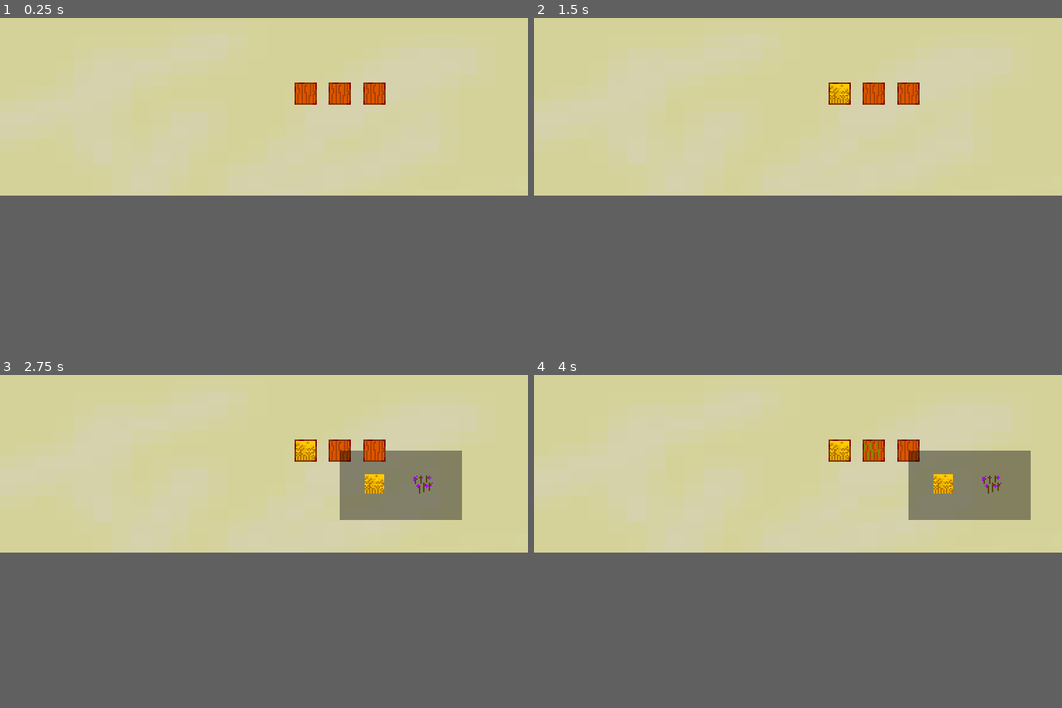
Above: before the commit, frames 1-4 (two rows, left to right).
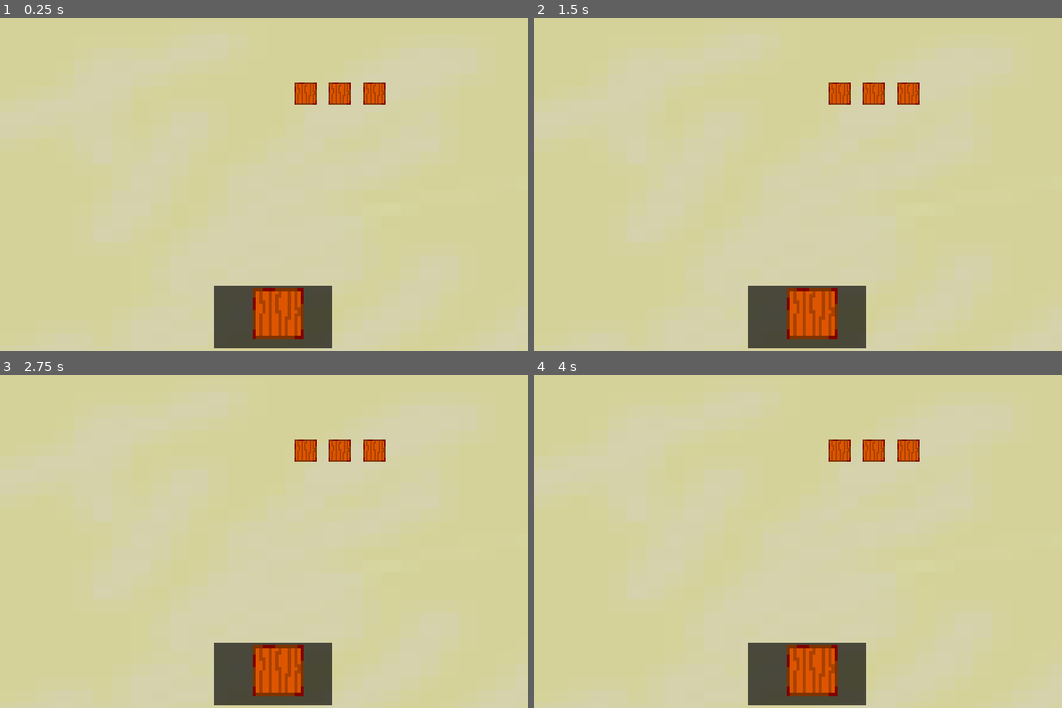
Above: after the commit, the same moments.

Repository: gunnarjessee/MonthGameJam2
Game: Godot game, scene res://scenes/World.tscn
The game is run twice, just before and just after one commit, with the same random seed, the same clock (stepped at 60 frames per second) and the same inputs.
Inputs (mouse positions are in pixels of both pictures, inside the frame that each line leads up to):
- Up to frame 1 (0.25 s): no input
- Up to frame 2 (1.5 s): tap Enter at 0.5 s; move the mouse to (840, 94) at 0.52 s; click (840, 94) at 0.67 s; click (877, 127) at 1.27 s
- Up to frame 3 (2.75 s): tap Space at 2 s; move the mouse to (337, 451) at 2.02 s; click (337, 451) at 2.17 s
- Up to frame 4 (4 s): click (956, 484) at 2.77 s; tap Enter at 3.5 s; move the mouse to (908, 451) at 3.52 s; click (908, 451) at 3.67 s
In our replay, the window is 760x256 before the commit and 760x480 after it. These sizes can differ from the game's own. Grey fills any space a smaller window leaves; there, only what the larger window draws over its background counts as a difference.

The runs differ from the first frame. In frame 1, 4.2% of the frame differs, in the area x 40-63%, y 80-100%; in frame 2, 4.4%; in frame 3, 9.1%; in frame 4, 9.3%, in the area x 40-95%, y 19-100%.

Commit message:
added placing backend, added currency

Diff:
--- a/project.godot
+++ b/project.godot
@@ -19,6 +19,11 @@
 run/main_scene="res://scenes/World.tscn"
 config/icon="res://icon.png"
 
+[autoload]
+
+GameHandler="*res://scripts/game_handler.gd"
+Placer="*res://scripts/placer.gd"
+
 [debug]
 
 settings/stdout/print_fps=true
@@ -26,12 +31,20 @@
 [display]
 
 window/size/width=380
-window/size/height=128
+window/size/height=240
 window/size/resizable=false
 window/size/test_width=1080
 window/size/test_height=720
 window/stretch/mode="2d"
 window/stretch/aspect="keep_width"
+
+[input]
+
+disable_place={
+"deadzone": 0.5,
+"events": [ Object(InputEventKey,"resource_local_to_scene":false,"resource_name":"","device":0,"alt":false,"shift":false,"control":false,"meta":false,"command":false,"pressed":false,"scancode":16777217,"unicode":0,"echo":false,"script":null)
+ ]
+}
 
 [rendering]
 
--- a/scenes/World.tscn
+++ b/scenes/World.tscn
@@ -1,7 +1,8 @@
-[gd_scene load_steps=3 format=2]
+[gd_scene load_steps=4 format=2]
 
 [ext_resource path="res://textures/ground.png" type="Texture" id=1]
 [ext_resource path="res://scenes/cropbox.tscn" type="PackedScene" id=2]
+[ext_resource path="res://textures/cropbox.png" type="Texture" id=3]
 
 [node name="World" type="Node2D"]
 
@@ -18,3 +19,29 @@
 
 [node name="cropbox3" parent="." instance=ExtResource( 2 )]
 position = Vector2( 269.313, 54.6662 )
+
+[node name="Control" type="Control" parent="."]
+margin_right = 380.0
+margin_bottom = 240.0
+__meta__ = {
+"_edit_use_anchors_": false
+}
+
+[node name="ColorRect" type="ColorRect" parent="Control"]
+anchor_left = 0.465
+anchor_top = 0.899
+anchor_right = 0.596
+anchor_bottom = 0.899
+margin_left = -22.7
+margin_top = -22.76
+margin_right = 12.52
+margin_bottom = 22.24
+color = Color( 0.0196078, 0.0196078, 0.0196078, 0.670588 )
+__meta__ = {
+"_edit_use_anchors_": false
+}
+
+[node name="Sprite" type="Sprite" parent="Control/ColorRect"]
+position = Vector2( 46.3016, 19.9237 )
+scale = Vector2( 2.29785, 2.29785 )
+texture = ExtResource( 3 )
--- a/scenes/cropbox.tscn
+++ b/scenes/cropbox.tscn
@@ -15,6 +15,5 @@
 
 [node name="CollisionShape2D" type="CollisionShape2D" parent="Area2D"]
 shape = SubResource( 1 )
-
 [connection signal="input_event" from="Area2D" to="." method="_on_Area2D_input_event"]
 [connection signal="mouse_entered" from="Area2D" to="." method="_on_Area2D_mouse_entered"]
--- a/scripts/crop_select_ui.gd
+++ b/scripts/crop_select_ui.gd
@@ -15,6 +15,7 @@
 
 func destroy_self():
 	print('Getting rid of self, ui')
+	GameHandler.toggleInterfacing()
 	queue_free()
 
 
--- a/scripts/cropbox.gd
+++ b/scripts/cropbox.gd
@@ -11,10 +11,6 @@
 }
 
 var selected_crop = crops.none;
-
-# Called when the node enters the scene tree for the first time.
-func _ready():
-	pass # Replace with function body.
 
 func select_crop(crop):
 	selected_crop = crop
@@ -32,6 +28,7 @@
 
 
 func _on_Area2D_input_event(viewport, event, shape_idx):
+	print('area input event,', event)
 	if selected_crop == crops.none:
 		if event is InputEventMouseButton:
 			if event.is_pressed():
@@ -43,3 +40,4 @@
 	if (instance == null):
 		printerr('could not create UI')
 	add_child(instance)
+	GameHandler.toggleInterfacing()
--- a/scripts/game_handler.gd
+++ b/scripts/game_handler.gd
@@ -1,16 +1,32 @@
 extends Node
 
+var MONEY: int = 1000
+var isInterfacing = false
 
-# Declare member variables here. Examples:
-# var a = 2
-# var b = "text"
+enum SHOP_BUY {
+	cropbox = 100,
+	grapes = 20,
+	wheat = 10
+}
 
+enum SHOP_SELL {
+	grapes = 100,
+	wheat = 80
+}
 
-# Called when the node enters the scene tree for the first time.
 func _ready():
-	pass # Replace with function body.
+	pass
 
+func toggleInterfacing():
+	if isInterfacing:
+		isInterfacing = false
+		_interface_exitted()
+	else:
+		isInterfacing = true
+		_interface_exitted()
 
-# Called every frame. 'delta' is the elapsed time since the previous frame.
-#func _process(delta):
-#	pass
+func _interface_exitted():
+	pass
+
+func _interface_entered():
+	pass
--- /dev/null
+++ b/scripts/placer.gd
@@ -0,0 +1,19 @@
+extends Node
+
+# keeps inventory of items
+
+var cropboxAmount: int = 1
+
+var canPlace: bool = true
+
+onready var CROP_BOX = load('res://scenes/cropbox.tscn')
+
+func placeCropBox(pos: Vector2):
+	var instance = CROP_BOX.instance()
+	instance.position = pos
+	get_tree().get_root().add_child(instance)
+
+func _process(delta):
+	if Input.get_action_strength("disable_place") > 0:
+		canPlace = false
+		print('disabling place')
